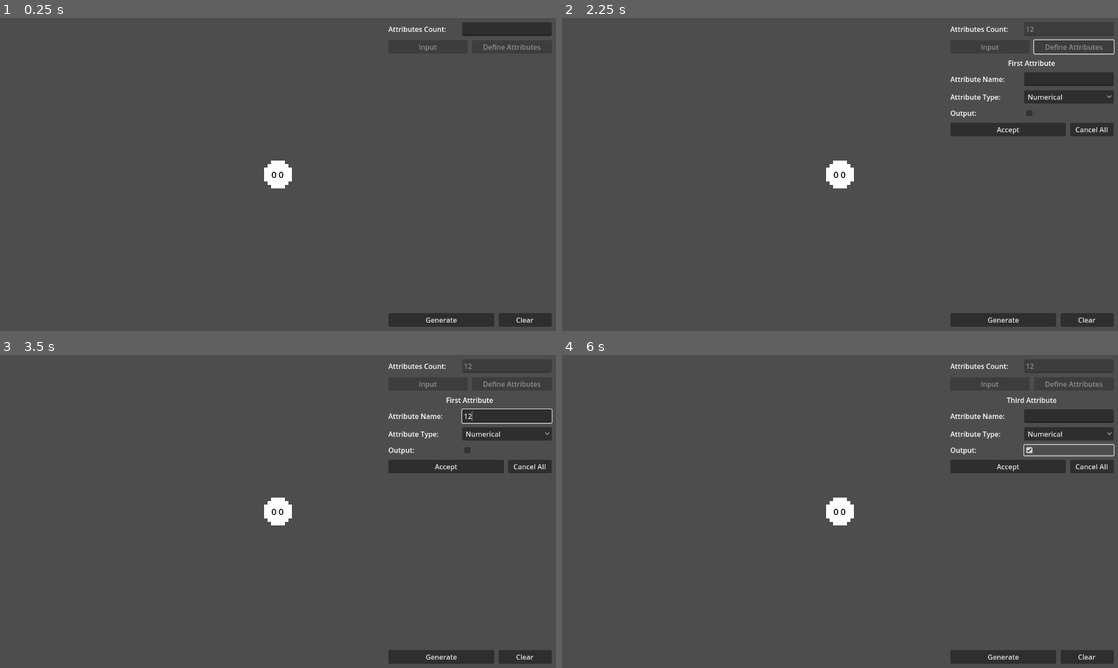
Above: before the commit, frames 1-4 (two rows, left to right).
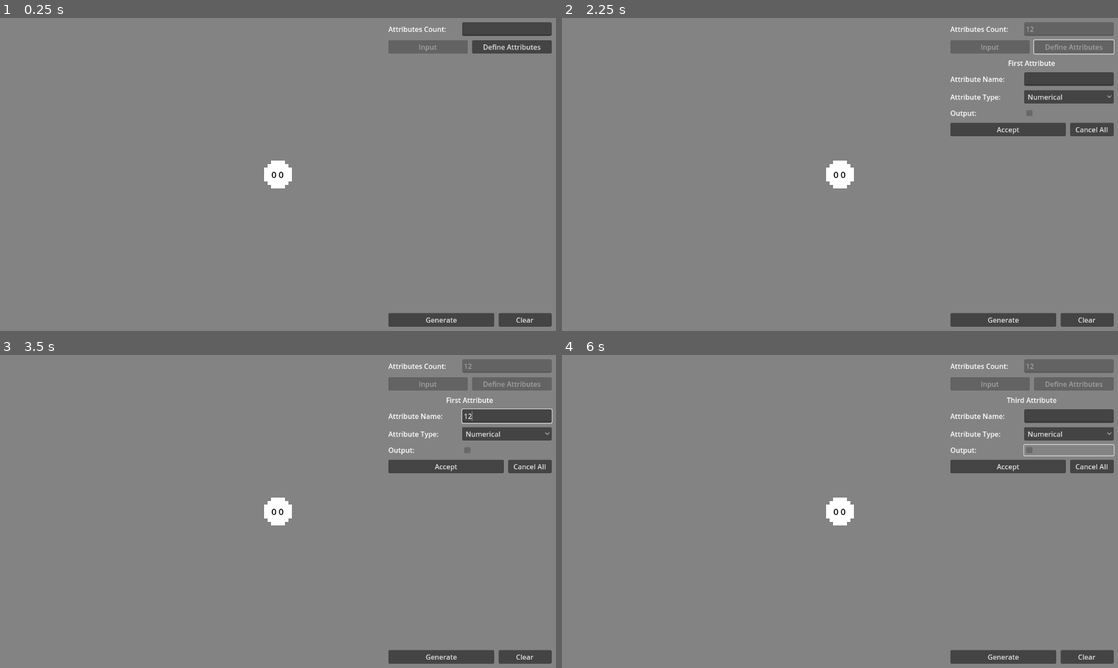
Above: after the commit, the same moments.

Repository: maktoobgar/decision_tree
Game: Godot game, scene res://scenes/test.tscn
Two runs of this game, one before a commit and one after it. Both use one fixed random seed, a clock stepped at 60 frames per second and the inputs below.
Inputs (mouse positions are in pixels of both pictures, inside the frame that each line leads up to):
- Up to frame 1 (0.25 s): no input
- Up to frame 2 (2.25 s): click (1067, 30) at 0.52 s; type "12" at 0.6 s; click "Generate" at 1.25 s; click "Define Attributes" at 2 s
- Up to frame 3 (3.5 s): click (505, 417) at 2.77 s; type "12" at 2.85 s
- Up to frame 4 (6 s): click "Numerical" at 3.5 s; click "Accept" at 4.25 s; click "Accept" at 5 s; click (1067, 448) at 5.77 s

The runs differ from the first frame. In frame 1, 97% of the frame differs, in the area x 0-100%, y 0-100%; in frame 2, 96%; in frame 3, 96%; in frame 4, 96%.
Error before the commit: Invalid access to property or key 'decisions' on a base object of type 'Nil'. (res://scenes/tree_generator.gd:112)
Error after the commit: Invalid access to property or key 'decisions' on a base object of type 'Nil'. (res://scenes/tree_generator.gd:101)

Commit message:
🎉 feat: rewritten the logic of creating the tree + debugged the gain and gain ratio calculation

Diff:
--- a/files/test.csv
+++ b/files/test.csv
@@ -1,5 +1,5 @@
-1,MOHSEN
-1,MOHSEN
-2,MEISAM
-2,MEISAM
-3,MOHSEN
+1,m
+1,m
+2,e
+2,e
+3,m
--- a/project.godot
+++ b/project.godot
@@ -71,3 +71,4 @@
 
 renderer/rendering_method="gl_compatibility"
 renderer/rendering_method.mobile="gl_compatibility"
+environment/defaults/default_clear_color=Color(0.513726, 0.513726, 0.513726, 1)
--- a/scenes/attribute_input.gd
+++ b/scenes/attribute_input.gd
@@ -42,16 +42,16 @@
 	return %Output.value == "1"
 
 func initialize(id: int, first: bool) -> void:
-	if first:
-		%Output.editable = true
+#	if first:
+#		%Output.editable = true
 	self.id = id
 	self.text = Global.get_attribute_name(id + 1)
 	self.visible = true
 
 func _on_accept_button_up():
 	attribute_defined.emit(attribute_name, attribute_type, attribute_output, categories, id)
-	if attribute_output:
-		%Output.editable = false
+#	if attribute_output:
+#		%Output.editable = false
 	attribute_name = ""
 	attribute_type = "0"
 	attribute_output = false
@@ -61,6 +61,7 @@
 		child.queue_free()
 
 func _on_type_item_selected(inputControl: InputControl):
+	attribute_output = attribute_type == "Categorical"
 	%CategoriesMargin.visible = inputControl.value == "Categorical"
 	categories = [] if inputControl.value == "Numerical" else categories
 	if inputControl.value == "Numerical":
--- a/scenes/attribute_input.tscn
+++ b/scenes/attribute_input.tscn
@@ -33,6 +33,7 @@
 layout_mode = 2
 value = "0"
 text = "Output:"
+editable = false
 input_type = "CheckBox"
 
 [node name="CategoriesMargin" type="MarginContainer" parent="."]
--- a/scenes/branch.tscn
+++ b/scenes/branch.tscn
@@ -18,10 +18,6 @@
 [node name="Branch" type="Node2D"]
 script = ExtResource("1_48d28")
 metadata/_edit_group_ = true
-
-[node name="Lines" type="Node2D" parent="."]
-unique_name_in_owner = true
-position = Vector2(0, 40)
 
 [node name="Box" type="Area2D" parent="."]
 
@@ -77,6 +73,10 @@
 [node name="OutputCollision" type="CollisionShape2D" parent="Output"]
 shape = SubResource("CircleShape2D_huke6")
 
+[node name="Lines" type="Node2D" parent="."]
+unique_name_in_owner = true
+position = Vector2(0, 40)
+
 [connection signal="mouse_entered" from="Input" to="." method="_on_input_mouse_entered"]
 [connection signal="mouse_exited" from="Input" to="." method="_on_input_mouse_exited"]
 [connection signal="input_event" from="Output" to="." method="_on_output_input_event"]
--- a/scenes/camera_movement.gd
+++ b/scenes/camera_movement.gd
@@ -1,6 +1,6 @@
 extends CharacterBody2D
 
-const SPEED = 300.0
+const SPEED = 600.0
 
 func _physics_process(delta):
 	# Get the input direction and handle the movement/deceleration.
--- a/scenes/node_tree.gd
+++ b/scenes/node_tree.gd
@@ -45,7 +45,7 @@
 	var N: float = len(data)
 	for key in decisions:
 		var n: float = len(decisions[key].data)
-		if n == 0:
+		if n == 0 or N == 0:
 			continue
 		var sum2: float = 0
 		for i in range(len(all_data_in_categories_for_decisions[key])):
@@ -53,7 +53,7 @@
 			if n2 == 0:
 				continue
 			sum2 += (n2/n)*(log(n/n2)/log(2))
-		sum = (n/N) * sum2
+		sum += (n/N) * sum2
 	self.uncertainty_based_on_correct_attribute = sum
 
 # 3
--- a/scenes/test.tscn
+++ b/scenes/test.tscn
@@ -83,7 +83,6 @@
 unique_name_in_owner = true
 layout_mode = 2
 size_flags_horizontal = 3
-disabled = true
 text = "Define Attributes"
 
 [node name="Attribute" parent="UI/Spliter/SideMenu/ScrollContainer/MarginContainer/VBoxContainer2" instance=ExtResource("4_by8l0")]
@@ -103,6 +102,7 @@
 theme_override_constants/separation = 10
 
 [node name="Generate" type="Button" parent="UI/Spliter/SideMenu/ScrollContainer/MarginContainer/VBoxContainer2/Buttons"]
+unique_name_in_owner = true
 layout_mode = 2
 size_flags_horizontal = 3
 text = "Generate"
--- a/scenes/tree_generator.gd
+++ b/scenes/tree_generator.gd
@@ -1,7 +1,7 @@
 @tool
 extends Node2D
 
-const MIN_LENGTH = 300
+const MIN_LENGTH = 170
 const HEIGHT = 150
 
 var _tree: NodeTree = null
@@ -11,10 +11,10 @@
 var attributes: Array = []
 
 func _init():
-	var _pass = NodeTree.new("Pass", 2)
+	var _pass = NodeTree.new("U Good?", 2).add_decision("Yes", NodeTree.new("Passs", 3)).add_decision("No", NodeTree.new("Fail", 3))
 	var _fail = NodeTree.new("Fail", 2)
 	var studied = NodeTree.new("Studied", 1).add_decision("Yes", _pass).add_decision("No", _fail)
-	var path = NodeTree.new("Sucked", 1).add_decision("No", NodeTree.new("Fail", 2)).add_decision("Yes", NodeTree.new("Pass", 2)).add_decision("Maybe", NodeTree.new("Pass", 2))
+	var path = NodeTree.new("Sucked", 1).add_decision("No", NodeTree.new("Faill", 2)).add_decision("Yes", NodeTree.new("Pass", 2)).add_decision("Maybe", NodeTree.new("Pass", 2))
 	_tree = NodeTree.new("Age", 0).add_decision("Age>18", path).add_decision("Age<18", studied)
 
 func _ready():
@@ -30,25 +30,28 @@
 # Generate a tree
 func generate_tree(tree: NodeTree) -> void:
 	var layers = _layers(tree, 0, [])
-	var max_in_each_layer = _get_max_in_each_layers(layers)
-	var nodes = _draw_tree(max_in_each_layer, 0)
-	_draw_over_nodes(nodes.duplicate(true), tree, layers, true)
-	_generated_tree_nodes = _delete_all_remaining_nodes(nodes)
+	var max_in_each_layer = _get_max_in_each_layer(layers)
+	var min_lengths_each_layer = _get_min_lengths_in_each_layer(layers)
+	_generated_tree_nodes = _draw_tree(tree, layers, max_in_each_layer, min_lengths_each_layer)
 
 # Generate what max amount a node generates in the next level
 func _layers(branch: NodeTree, layer_number: int, layers: Array) -> Array:
 	if layer_number > len(layers) - 1:
 		layers.append(0)
-	for key in branch.decisions.keys():
-		layers = _layers(branch.decisions[key], layer_number + 1, layers)
+	if len(branch.decisions) == 0:
+		layers[layer_number] = len(branch.parent.decisions) if layers[layer_number] < len(branch.parent.decisions) else layers[layer_number]
+		return layers
+	for key in branch.decisions:
+		var layers_temp = _layers(branch.decisions[key], layer_number + 1, layers)
+		layers[layer_number] = layers_temp[layer_number] if layers_temp[layer_number] > layers[layer_number] else layers[layer_number]
 	if branch.parent and len(branch.parent.decisions) > layers[layer_number - 1]:
-		layers[layer_number] = len(branch.parent.decisions)
-	elif not branch.parent:
+		layers[layer_number - 1] = len(branch.parent.decisions) if layers[layer_number - 1] < len(branch.parent.decisions) else layers[layer_number - 1]
+	elif branch.parent == null:
 		layers[layer_number] = 1
 	return layers
 
 # Generate How many nodes each layer has
-func _get_max_in_each_layers(layers: Array) -> Array:
+func _get_max_in_each_layer(layers: Array) -> Array:
 	var output: Array = []
 	for i in range(len(layers)):
 		if i > len(output) - 1:
@@ -59,53 +62,39 @@
 		output[i] = output[i-1] * layers[i]
 	return output
 
+func _get_min_lengths_in_each_layer(layers: Array, index: int = 0) -> Array:
+	var output: Array = []
+	if index >= len(layers):
+		for i in range(len(layers)):
+			output.append(0.0)
+		return output
+	output = _get_min_lengths_in_each_layer(layers, index + 1)
+	if index == len(layers) - 1:
+		output[index] = MIN_LENGTH
+	else:
+		output[index] = output[index + 1] * layers[index + 1]
+	return output
+
 # Draw the full tree
-func _draw_tree(max_in_each_layer: Array, layer_number: int) -> Array:
+func _draw_tree(tree: NodeTree, layers: Array, max_in_each_layer: Array, min_lengths_each_layer: Array, layer_number: int = 0, i: int = 0, gap: int = 0) -> Array:
 	var nodes: Array = []
-	if layer_number < len(max_in_each_layer) - 1:
-		nodes = _draw_tree(max_in_each_layer, layer_number + 1)
-	var length = MIN_LENGTH * max_in_each_layer[layer_number]
-	for i in range(max_in_each_layer[layer_number]):
-		var branch: Branch = SceneManager.create_scene_instance("branch")
-		if layer_number == len(max_in_each_layer) - 1:
-			branch.last_node = true
-		if layer_number == 0:
-			branch.first_node = true
-		branch.global_position.x = MIN_LENGTH * (i + 1) - (length / 2.0) - (MIN_LENGTH / 2.0)
-		branch.global_position.y = layer_number * HEIGHT
-		self.add_child(branch)
-		nodes.append(branch)
-	return nodes
-
-# Actually put values inside the nodes of the tree
-func _draw_over_nodes(nodes: Array, tree: NodeTree, layers: Array, first: bool = false) -> void:
-	var i = len(nodes) - 1
-	if first:
-		tree.branch = nodes[i]
-		nodes[i].apply_node_tree(tree)
-		i -= 1
-	for key in tree.decisions.keys():
-		var decision: NodeTree = tree.decisions[key]
-		decision.branch = nodes[i]
-		nodes[i].apply_node_tree(decision)
-		tree.branch.connect_line_to_branch(nodes[i], key)
-		i -=1
-	for key in tree.decisions.keys():
-		var decision: NodeTree = tree.decisions[key]
-		var length = layers[decision.layer + 1] if decision.layer + 1 < len(layers) else 0
-		_draw_over_nodes(nodes.slice(0, i + 1), decision, layers)
-		i -= length
-
-# Delete nodes that didn't get used
-func _delete_all_remaining_nodes(nodes: Array) -> Array:
-	var removed_nodes: Array = []
-	for i in range(len(nodes)):
-		if nodes[i].node_tree == null:
-			nodes[i].queue_free()
-			removed_nodes.append(i)
-	removed_nodes.reverse()
-	for i in removed_nodes:
-		nodes.remove_at(i)
+	var branch: Branch = SceneManager.create_scene_instance("branch")
+	var previous_gap = (gap - i)/layers[layer_number]
+	if len(tree.decisions) == 0:
+		branch.last_node = true
+	if tree.parent == null:
+		branch.first_node = true
+	var length = min_lengths_each_layer[layer_number] * max_in_each_layer[layer_number]
+	branch.apply_node_tree(tree)
+	branch.global_position.x = min_lengths_each_layer[layer_number] * (i + 1) - (length / 2.0) - (min_lengths_each_layer[layer_number] / 2.0) + ((previous_gap) * min_lengths_each_layer[layer_number - 1])
+	branch.global_position.y = layer_number * HEIGHT
+	self.add_child(branch)
+	nodes.append(branch)
+	for j in range(len(tree.decisions.keys())):
+		var key = tree.decisions.keys()[j]
+		var new_nodes = _draw_tree(tree.decisions[key], layers, max_in_each_layer, min_lengths_each_layer, layer_number + 1, j, (layers[layer_number + 1] * gap) + j)
+		nodes.append_array(new_nodes)
+		branch.connect_line_to_branch(new_nodes[0], key)
 	return nodes
 
 func _calculate_the_tree(tree: NodeTree) -> NodeTree:
@@ -114,15 +103,18 @@
 		decision.calculate_uncertainty()
 		if decision.uncertainty == 0.0:
 			continue
-		var node = Calculator.calculate_decision(attributes, decision.data, true)
+		var node = Calculator.calculate_decision(attributes, decision.data, false)
 		node.parent = tree
 		tree.decisions[key] = node
+		node = _calculate_the_tree(node)
 	return tree
 
 # Generate a tree
 func _on_generate_button_up():
+#	generate_tree(_tree)
+#	return
 	_on_clear_button_up()
-	var tree = Calculator.calculate_decision(attributes, _inputs, true)
+	var tree = Calculator.calculate_decision(attributes, _inputs, false)
 	tree = _calculate_the_tree(tree)
 	generate_tree(tree)
 	%Character.position = Vector2.ZERO
@@ -179,9 +171,11 @@
 				data[attribute.name] = float(line_splits[i])
 			i += 1
 		_inputs.append(data)
+	%Generate.disabled = len(_inputs) == 0
 
 func _cancel_attributes_receiving_operation() -> void:
 	attributes = []
+	%Generate.disabled = true
 	%AttributesCount.editable = true
 	%DefineAttributesButton.disabled = false
 	%InputButton.disabled = true
Not shown, changed: CHANGELOG.md
Not shown, changed: files/iris.names
